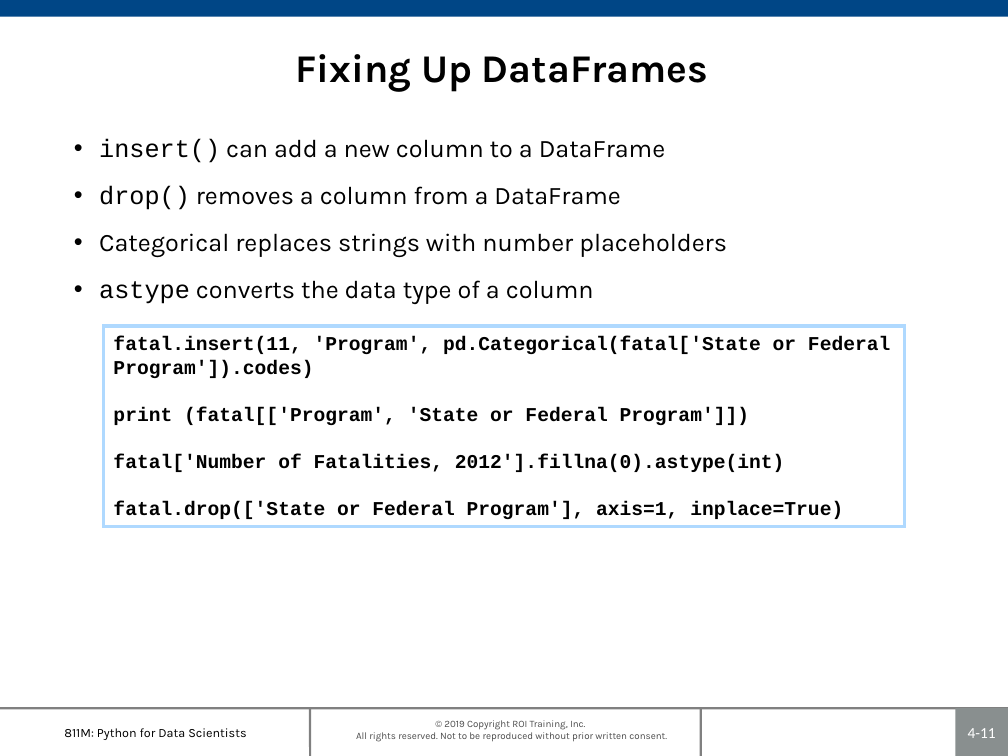
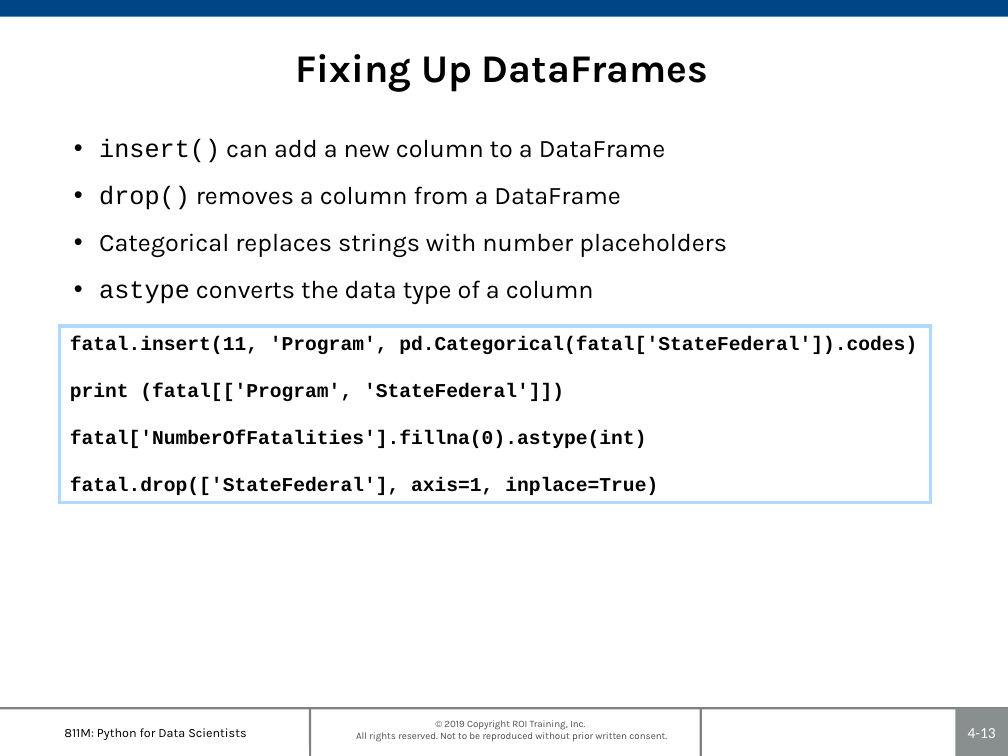
Before and after one commit to roitraining/PythonML, a slide deck: slide 13 of 811M-Ch04_DataPreparation.pptx (slide 11 before the commit). Drawn at 1008x756 pixels with LibreOffice and Linux fonts; fonts in the diff are those of the drawing; background and template pictures are left out. Boxes give left, top, right and bottom in pixels: in the first picture for what was removed or moved away, otherwise in the second. Text is boxed around its words. In the diff, an @@ line names an element or a change of style, - is before the commit and + after.

```diff
--- a/811M-Ch04_DataPreparation.pptx
+++ b/811M-Ch04_DataPreparation.pptx
@@ rectangle "fatal.insert(11, 'Program', pd.Categorical(fatal['StateFeder ...": place and size @@
-rectangle "fatal.insert(11, 'Program', pd.Categorical(fatal['StateFeder ..." at (104,326,904,526)
+rectangle "fatal.insert(11, 'Program', pd.Categorical(fatal['StateFeder ..." at (59,326,930,502)
@@ text in rectangle at (70,336,917,495): text changed @@
-fatal.insert(11, 'Program', pd.Categorical(fatal['State or Federal Program']).codes)
-print (fatal[['Program', 'State or Federal Program']])
-fatal['Number of Fatalities, 2012'].fillna(0).astype(int)
-fatal.drop(['State or Federal Program'], axis=1, inplace=True)
+fatal.insert(11, 'Program', pd.Categorical(fatal['StateFederal']).codes)
+print (fatal[['Program', 'StateFederal']])
+fatal['NumberOfFatalities'].fillna(0).astype(int)
+fatal.drop(['StateFederal'], axis=1, inplace=True)
@@ page number at (968,728,996,738): text changed @@
-4-11
+4-13
```
Also in this commit, not shown: 4 other slides changed, 7 other files.
